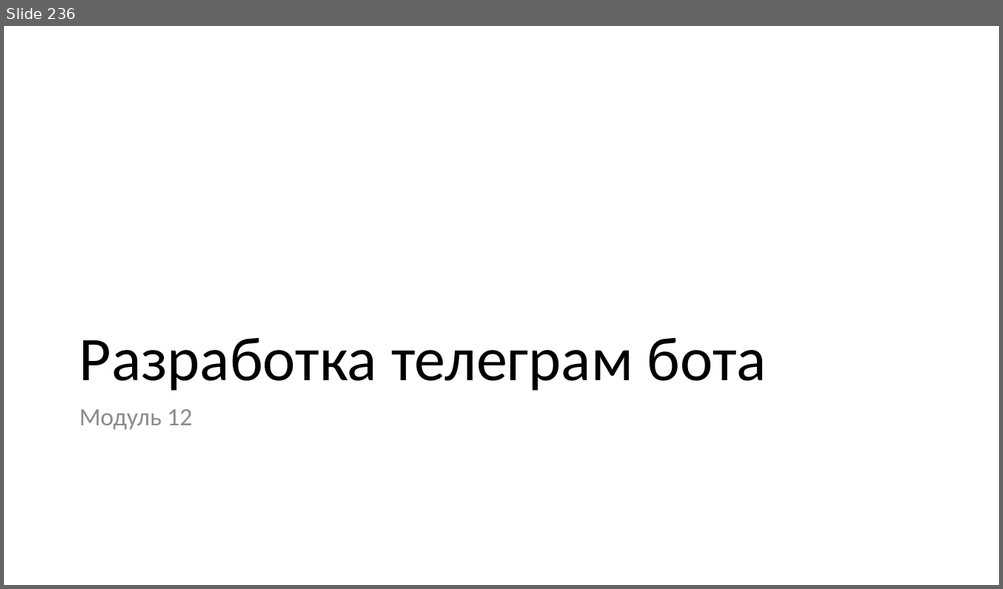
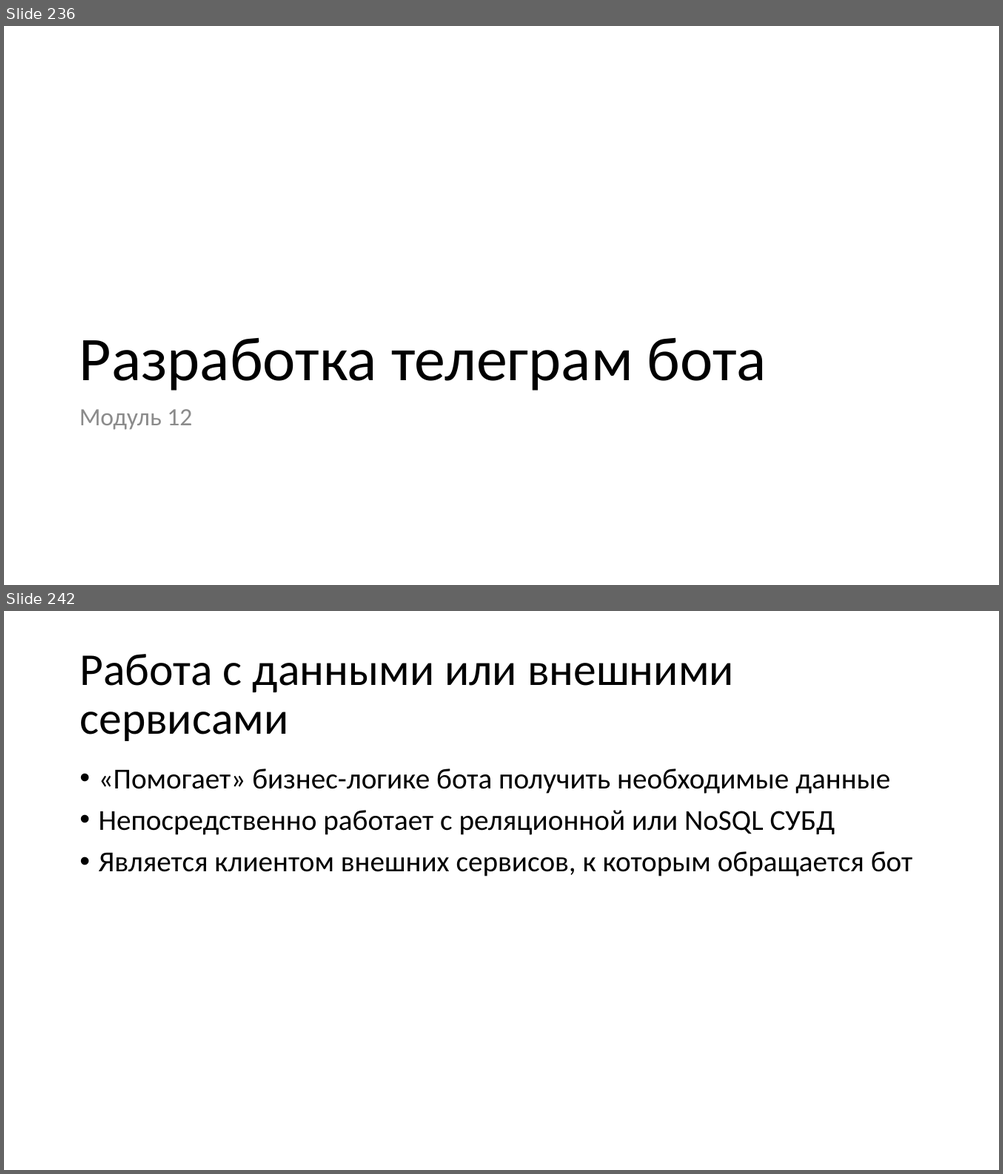
Before and after one commit to paveltsytovich/telegram-course, a slide deck: Presentation/Разработка ботов для телеграмм на Python.pptx. Shown one above the other, each under a label of ours: slide 236 before the commit, slides 236 and 242 after it; the slides between them are not shown. The pictures are 1003x589 and 1003x1174 pixels, drawn with LibreOffice and Linux fonts; fonts in the diff are those of the drawing. Boxes give left, top, right and bottom in pixels: in the first picture for what was removed or moved away, otherwise in the second. Text is boxed around its words. In the diff, an @@ line names an element or a change of style, - is before the commit and + after.

Commit message:
Описание архитектурных слоев бота

```diff
--- a/Presentation/Разработка ботов для телеграмм на Python.pptx
+++ b/Presentation/Разработка ботов для телеграмм на Python.pptx
@@ slide 242 added at (4, 611, 999, 1170), background #FFFFFF @@
@@ title added at (79, 654, 734, 741), 44 pt, text #000000 @@
+Работа с данными или внешними сервисами
@@ text added at (99, 769, 912, 877), 28 pt, text #000000 @@
+• «Помогает» бизнес-логике бота получить необходимые данные
+• Непосредственно работает с реляционной или NoSQL СУБД
+• Является клиентом внешних сервисов, к которым обращается бот
```
Also in this commit, not shown: 1 slide changed, 8 other slides added.
